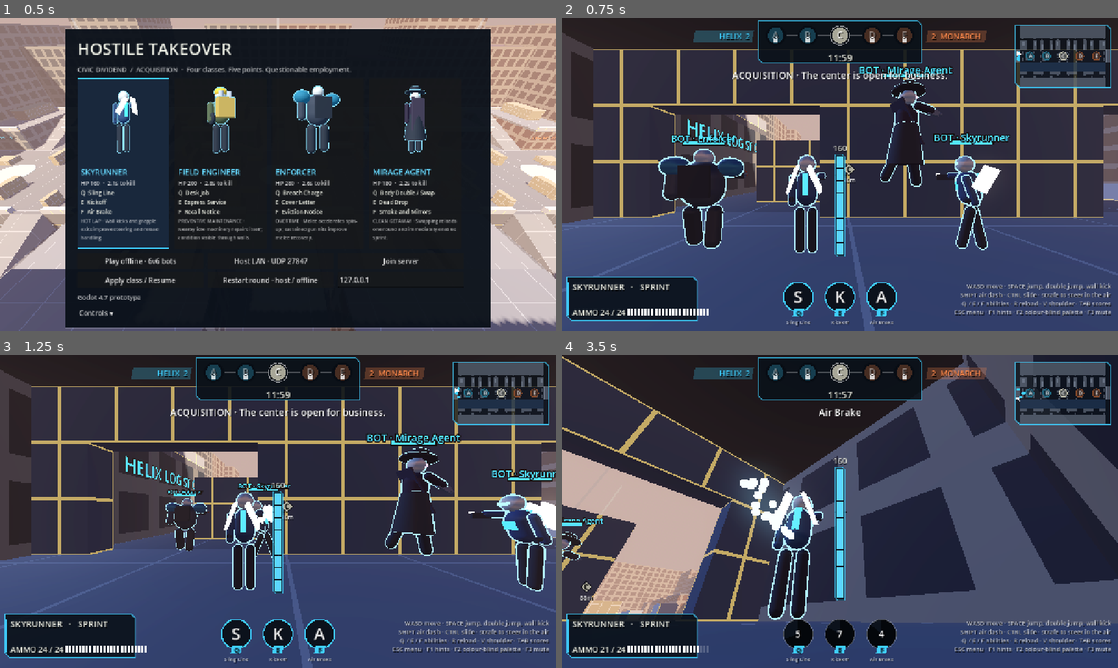
Above: before the commit, frames 1-4 (two rows, left to right).
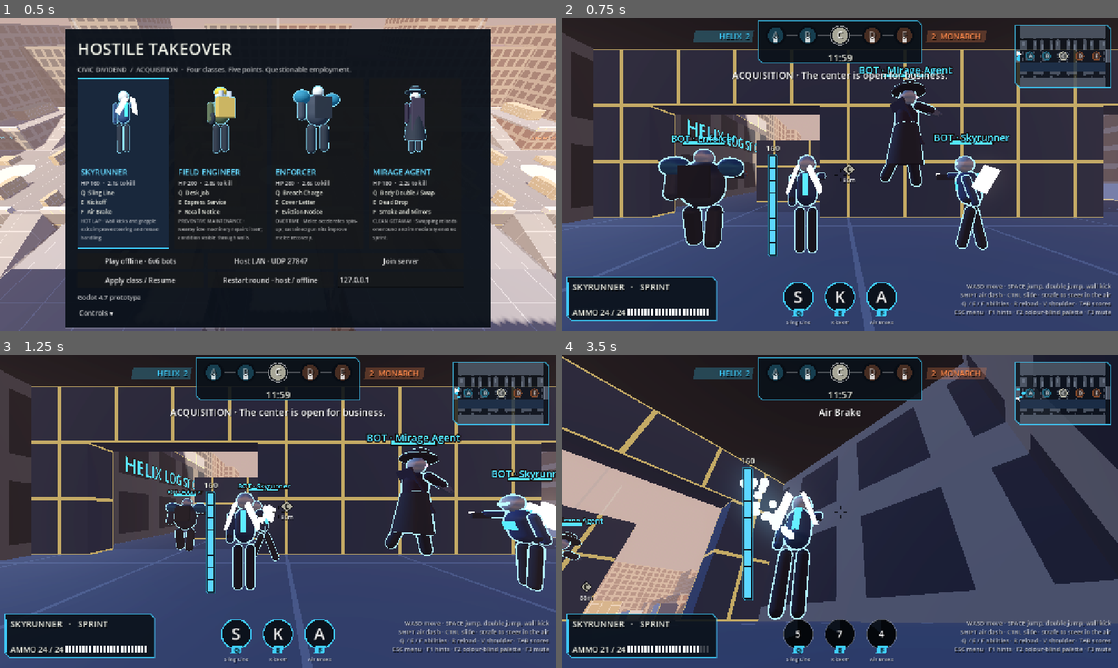
Above: after the commit, the same moments.

Repository: slimefromdq/hostile-takeover
Game: Godot game, scene res://scenes/main.tscn
Two runs of this game, one before a commit and one after it. Both use one fixed random seed, a clock stepped at 60 frames per second and the inputs below.
Inputs (mouse positions are in pixels of both pictures, inside the frame that each line leads up to):
- Up to frame 1 (0.5 s): no input
- Up to frame 2 (0.75 s): click "Play offline · 6v6 bots" at 0.5 s
- Up to frame 3 (1.25 s): no input
- Up to frame 4 (3.5 s): tap Enter at 1.25 s; move the mouse to (867, 511) at 1.27 s; hold W (forward) from 1.28 s (still down); tap Q (ability1) at 1.35 s; click (867, 511) at 1.42 s; tap Space (jump) at 1.52, 2.27 s; move the mouse to (812, 511) at 2.02 s; tap E (ability2) at 2.1 s; move the mouse to (851, 505) at 2.77 s; hold F (ability3) from 2.78 s (still down)

Frame 1 is identical in both runs. In frame 2, 1.8% of the frame differs, in the area x 23-52%, y 40-97%; in frame 3, 1.8%; in frame 4, 2.3%, in the area x 23-52%, y 32-97%.

Commit message:
HUD: move vertical HP bar to the left of the hero; widen ammo panel to fit magazine pips
Co-Authored-By: Claude Sonnet 5.5 <noreply@anthropic.com>
Claude-Session: https://claude.ai/code/session_01RdU4YqXsdDijyWK3Nktgmh

Diff:
--- a/HostileTakeover/scripts/hud.gd
+++ b/HostileTakeover/scripts/hud.gd
@@ -250,7 +250,7 @@
 	var team_color := Visuals.team_color(p.team)
 	var mode := "SPRINT" if p.idle_weapon >= 1.25 else "COMBAT"
 	var base_y := size.y - 24.0
-	UiStyle.draw_panel(self, Rect2(12, base_y - 100.0, 300.0, 100.0), UiStyle.PANEL, Color(team_color, 0.85))
+	UiStyle.draw_panel(self, Rect2(12, base_y - 100.0, 344.0, 100.0), UiStyle.PANEL, Color(team_color, 0.85))
 	draw_rect(Rect2(12, base_y - 88.0, 4, 76.0), team_color)
 	text(Vector2(24, base_y - 70), "%s   ·   %s" % [p.spec.title.to_upper(), mode], 20)
 	if p.reload_timer > 0.0:
@@ -272,7 +272,7 @@
 		return
 	var feet: Vector3 = p.global_position
 	var head: Vector3 = feet + Vector3.UP * 1.9
-	var side: Vector3 = camera.global_transform.basis.x * 0.65
+	var side: Vector3 = -camera.global_transform.basis.x * 0.65
 	if camera.is_position_behind(head + side):
 		return
 	var bottom := camera.unproject_position(feet + side)
Binary file changed: HostileTakeover/docs/previews/preview_hud.png
